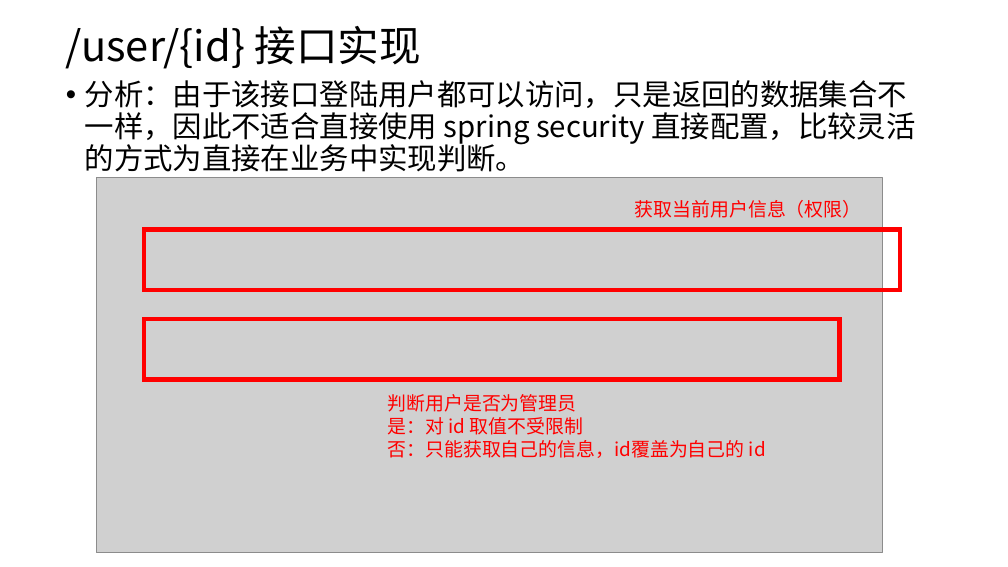
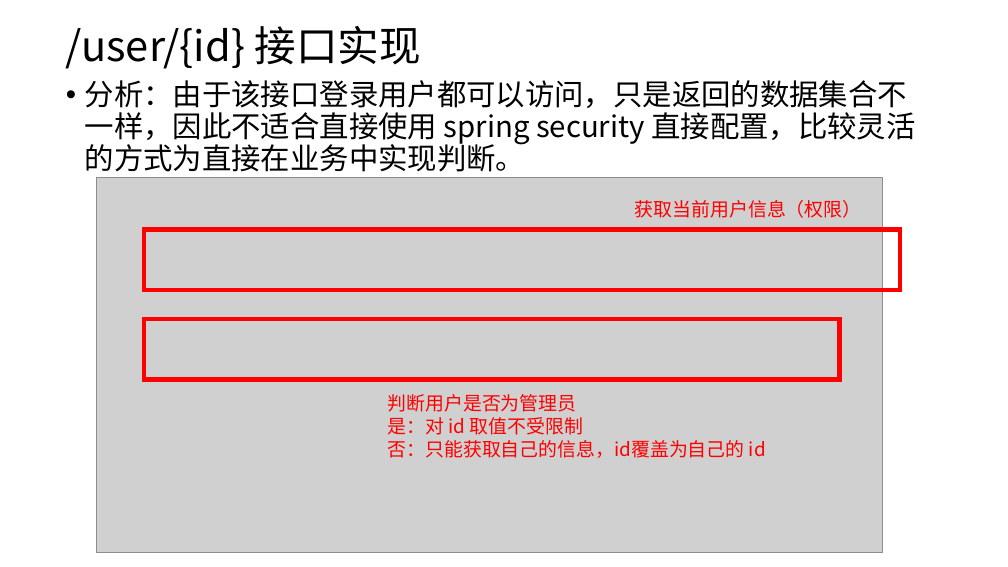
Before and after one commit to fakeProgrammer0/LowSec, a slide deck: slide 13 of doc/InfoSec课程设计答辩.pptx (slide 12 before the commit). Drawn at 1008x567 pixels with LibreOffice and Linux fonts; fonts in the diff are those of the drawing; grey boxes stand for pictures. Boxes give left, top, right and bottom in pixels: in the first picture for what was removed or moved away, otherwise in the second. Text is boxed around its words. In the diff, an @@ line names an element or a change of style, - is before the commit and + after.

```diff
--- a/doc/InfoSec课程设计答辩.pptx
+++ b/doc/InfoSec课程设计答辩.pptx
@@ text at box(85, 80, 915, 172): text changed @@
-• 分析：由于该接口登陆用户都可以访问，只是返回的数据集合不一样，因此不适合直接使用 spring security 直接配置，比较灵活的方式为直接在业务中实现判断。
+• 分析：由于该接口登录用户都可以访问，只是返回的数据集合不一样，因此不适合直接使用 spring security 直接配置，比较灵活的方式为直接在业务中实现判断。
```
Also in this commit, not shown: 1 other slide changed, 2 slides added, 17 other files.
